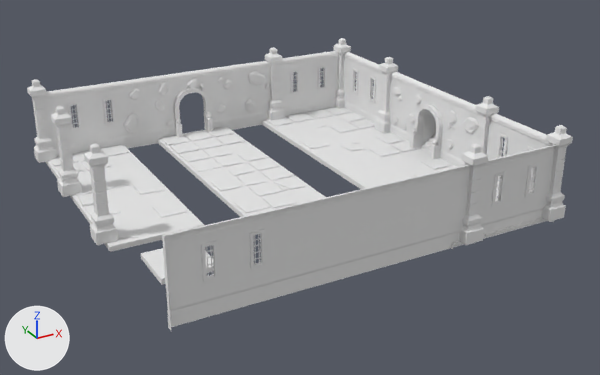
What one commit did to the Blender file Assets/3DModels/Levels/Maps/tutorialMap.blend.
Camera for both pictures: a camera (50 mm lens) standing at (-6.5, -34.8, 13.5) and looking at (8.2, -8.1, 0.1). The lights are fixed; the arrows at lower left show +X, +Y and +Z.
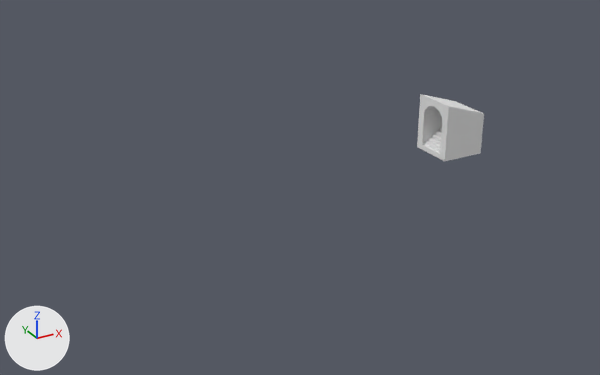
Edits to the bpy script that builds the scene:
```text
Change ob_cube:
    add ob_cube.hide_viewport = True
Change ob_cube_007:
    add ob_cube_007.hide_viewport = True
```

Pixel boxes (x1, y1, x2, y2) of what changed, in the pictures (600 x 375 px):
'Cube.007', hidden
    before: (27, 38, 573, 330)
'Cube', hidden
    before: (123, 71, 479, 152)
'Cube.001', unchanged, uncovered by the edit
    before: (422, 110, 436, 152)
    after: (417, 94, 484, 161)
